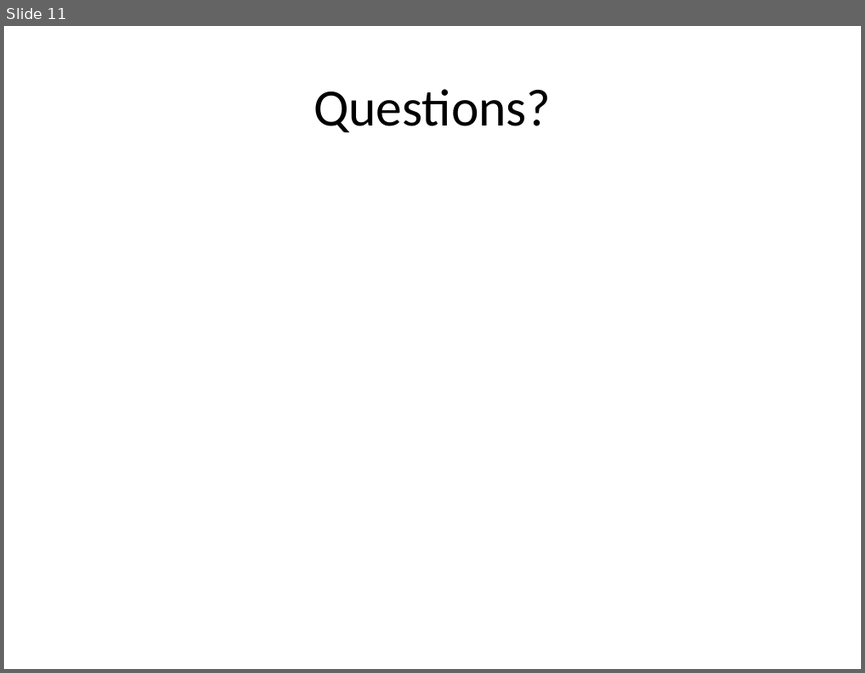
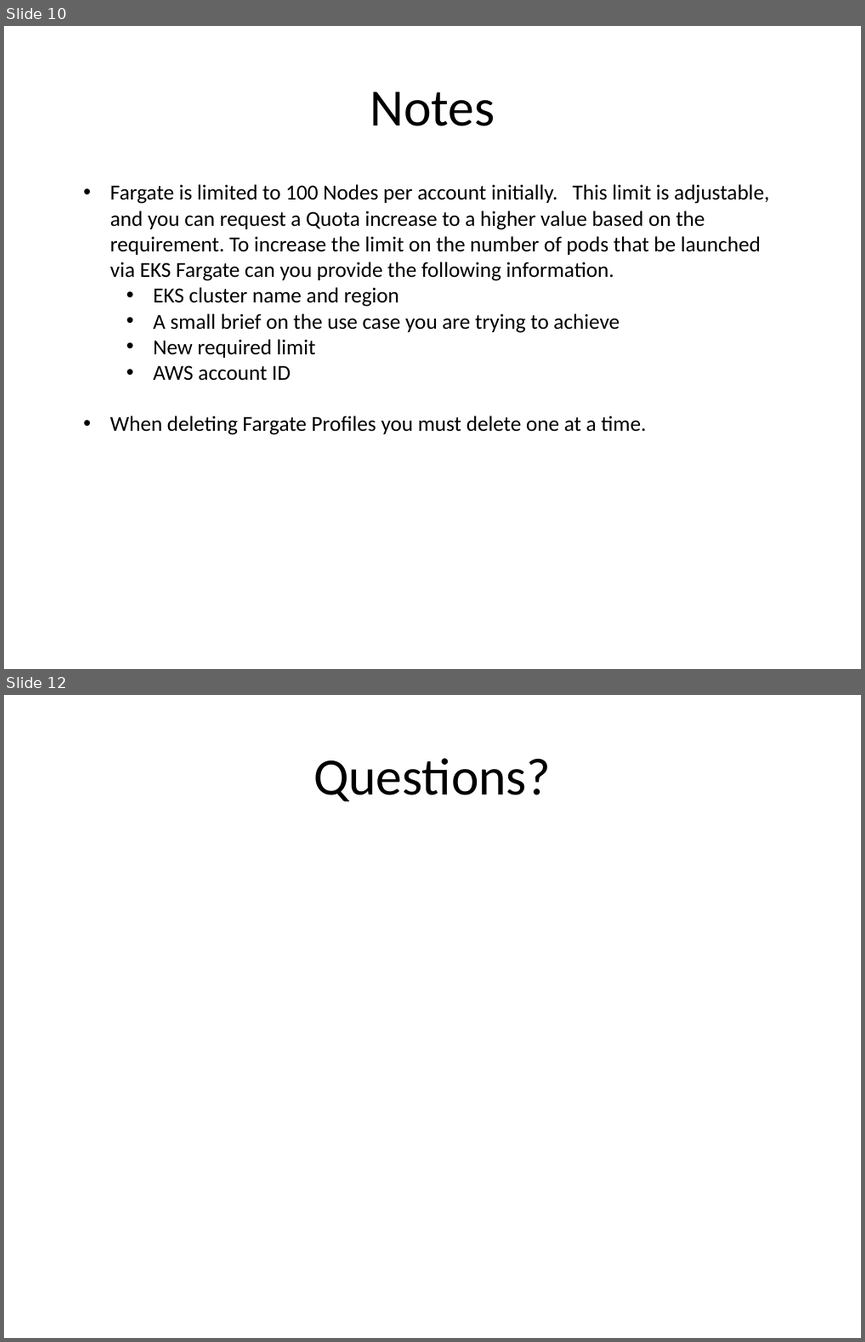
Before and after one commit to kskalvar/aws-eks-cluster-fargate-quickstart, a slide deck: slides/AWS-EKS-Cluster-Fargate-Quickstart.pptx. Shown one above the other, each under a label of ours: slide 11 before the commit, slides 10 and 12 after it; the slides between them are not shown. The pictures are 865x673 and 865x1342 pixels, drawn with LibreOffice and Linux fonts; fonts in the diff are those of the drawing; background and template pictures are left out. Boxes give left, top, right and bottom in pixels: in the first picture for what was removed or moved away, otherwise in the second. Text is boxed around its words. In the diff, an @@ line names an element or a change of style, - is before the commit and + after.

```diff
--- a/slides/AWS-EKS-Cluster-Fargate-Quickstart.pptx
+++ b/slides/AWS-EKS-Cluster-Fargate-Quickstart.pptx
@@ slide 10 added at box(4, 26, 861, 669), background #FFFFFF @@
@@ title added at box(370, 91, 494, 126), 44 pt, text #000000 @@
+Notes
@@ text added at box(110, 184, 769, 435), 18 pt, text #000000 @@
+• Fargate is limited to 100 Nodes per account initially. This limit is adjustable, and you can request a Quota increase to a higher value based on the requirement. To increase the limit on the number of pods that be launched via EKS Fargate can you provide the following information.
+  • EKS cluster name and region
+  • A small brief on the use case you are trying to achieve
+  • New required limit
+  • AWS account ID
+• When deleting Fargate Profiles you must delete one at a time.
@@ what was slide 11 is now slide 12 @@
```
Also in this commit, not shown: 5 slides changed.
